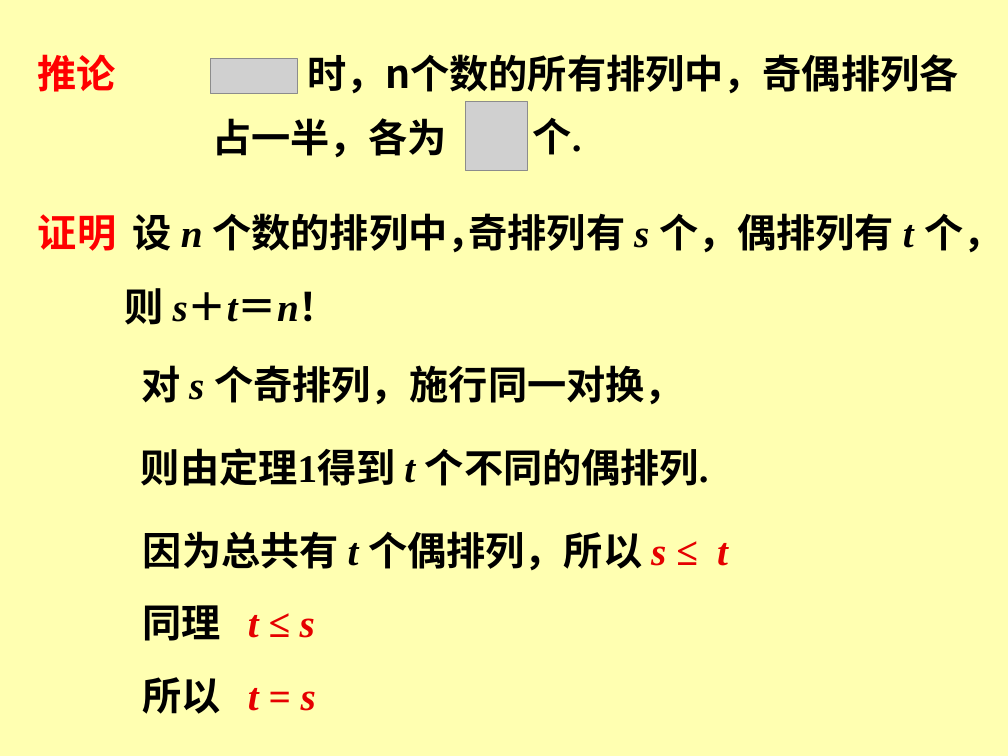
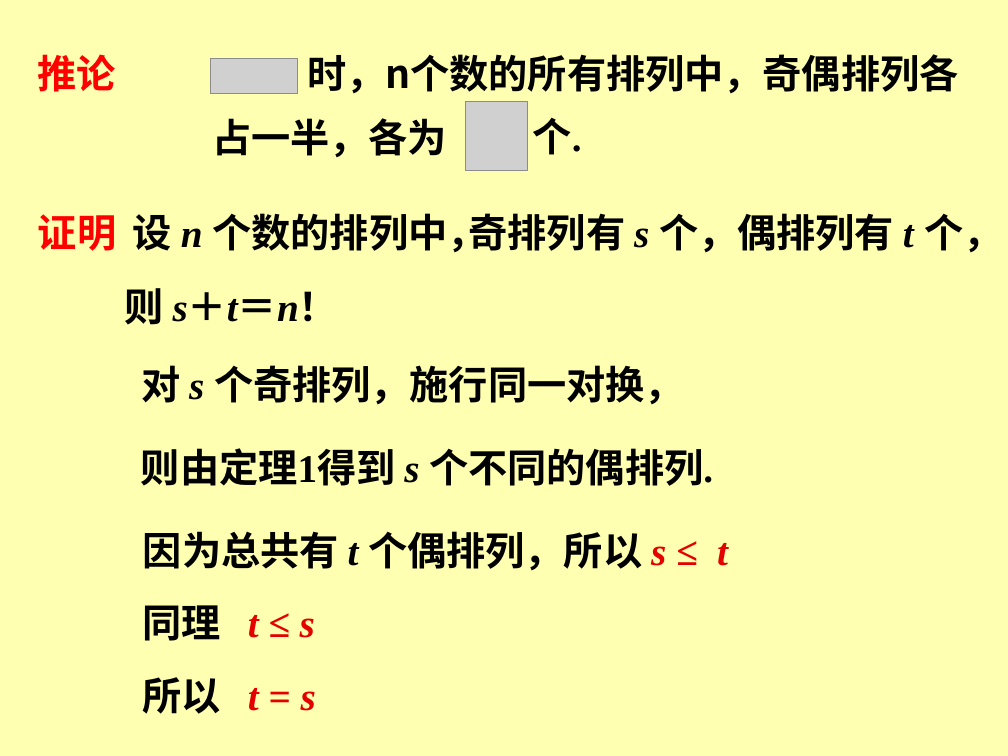
Before and after one commit to zhangbiaomath/zhangbiaomath.github.io, a slide deck: slide 33 of teaching/高等代数/课件/第2章-行列式.ppt. Drawn at 1008x756 pixels with LibreOffice and Linux fonts; fonts in the diff are those of the drawing; grey boxes stand for pictures. Boxes give left, top, right and bottom in pixels: in the first picture for what was removed or moved away, otherwise in the second. Text is boxed around its words. In the diff, an @@ line names an element or a change of style, - is before the commit and + after.

```diff
--- a/teaching/高等代数/课件/第2章-行列式.ppt
+++ b/teaching/高等代数/课件/第2章-行列式.ppt
@@ text at (x1=141, y1=448, x2=713, y2=486): text changed @@
-则由定理1得到 t 个不同的偶排列.
+则由定理1得到 s 个不同的偶排列.
```
Also in this commit, not shown: 3 other files.
